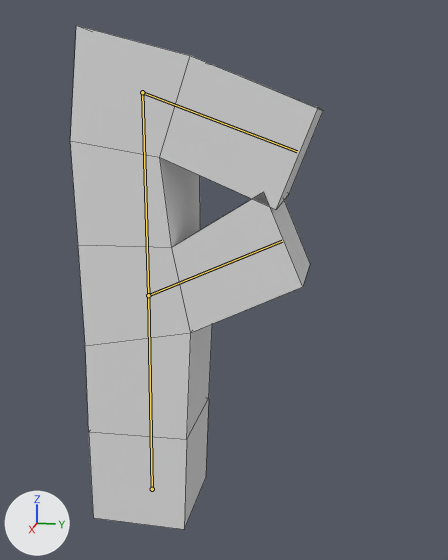
An edit to the Blender file src/assets/F.blend, drawn before and after from the same camera.
Both versions are drawn from a camera (50 mm lens) standing at (11.92, 4.05, 8.0) and looking at (-0.04, 1.66, 5.01). The axes (+X, +Y, +Z) are drawn at lower left. The lights are the same throughout. Both versions are drawn at frame 2 of the action 'ArmatureAction'; the numbers are the values there. The bones that bend it are drawn over the model as lines. Mesh edges are drawn as thin lines.
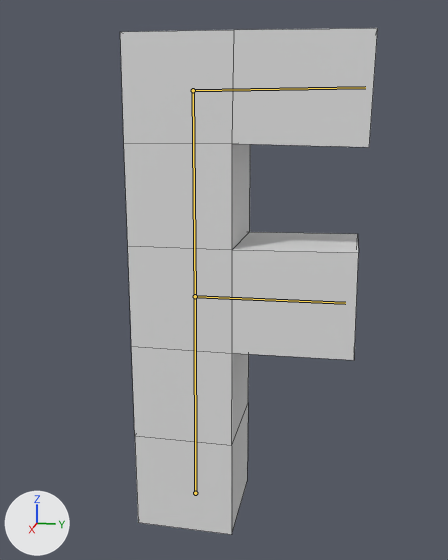
The change in detail:
Bone 'Bone' (bone_bone) moves from (0.0, 0.9, -0.01) to (0.0, 0.94, -1.01).
Bone 'Bone.001' (bone_bone_001) turns from (24, 0, 0) to (1, 0, 0) degrees about its own x, y and z.
Bone 'Bone.003' (bone_bone_003) turns from (-21, 0, 0) to (-1, 0, 0) degrees about its own x, y and z.

Boxes (x1, y1, x2, y2) around the edits, measured in the pictures (448 x 560 px):
'Cube', posed: before (70, 25, 323, 529); after (120, 28, 378, 535)
bone 'Bone', root to tip: before (152, 489) to (148, 295); after (195, 493) to (195, 296)
bone 'Bone.001', root to tip: before (148, 295) to (282, 241); after (195, 296) to (345, 303)
bone 'Bone.003', root to tip: before (142, 92) to (297, 151); after (193, 90) to (365, 87)
